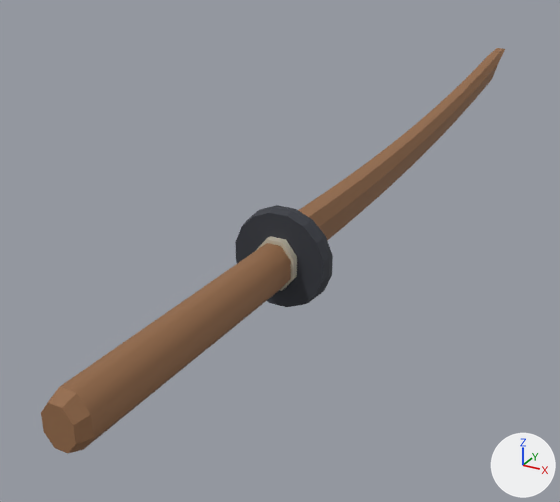
The glTF model roblox/assets/weapons-kit/src/w_katana@katana_bokken.glb, before and after one commit.
The view is the same before and after, from a 50 mm camera at (0.29, -0.393, 0.276) aimed at (-0.077, 0.275, -0.058). Lighting does not change. The marker at lower right points along +X, +Y and +Z. The picture after the commit comes second. Where no turn or scale is listed for an object, it has been applied to the vertices. Vertices at exactly the same position are counted once.

In view in the first picture: 'kat_blade_wzA', 'kat_guard_wzN', 'kat_guard_wzN.001', 'kat_tsuka_wzA'.
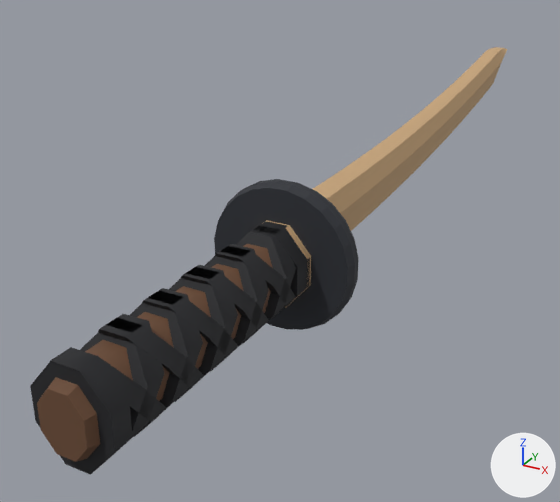
Patch to the scene script:
```diff
--- a/roblox/assets/weapons-kit/src/w_katana@katana_bokken.glb.py
+++ b/roblox/assets/weapons-kit/src/w_katana@katana_bokken.glb.py
@@ mat_wood @@
 mat_wood = principled_material('wood')
-mat_wood.base_color = (0.296, 0.144, 0.0648)  # brown #946a48
+mat_wood.base_color = (0.578, 0.376, 0.195)  # brown #c8a57a
 mat_wood.roughness = 0.75
@@ mat_walnut @@
+mat_walnut = principled_material('walnut')
+mat_walnut.base_color = (0.147, 0.0685, 0.0331)  # brown #6b4a33
+mat_walnut.roughness = 0.75
@@ mat_cord @@
+mat_cord = principled_material('cord')
+mat_cord.base_color = (0.0137, 0.0144, 0.0176)  # black #1f2024
+mat_cord.roughness = 0.75
@@ me_kat_blade_wza @@
 # used by ob_kat_blade_wza; location = (0.0, 0.0, 0.0)
-me_kat_blade_wza.from_pydata(...)  # 192 vertices, 380 faces; spans x -0.014..0.014, y 0.139..0.836, z -0.008..0.082
+me_kat_blade_wza.from_pydata(...)  # 192 vertices, 380 faces; spans x -0.02..0.02, y 0.139..0.836, z -0.017..0.085
+# me_kat_blade_wza part 1: 192 of 192 vertices moved; they spanned x -0.014..0.014, y 0.139..0.836, z -0.008..0.082 and now span x -0.02..0.02, y 0.139..0.836, z -0.017..0.085; mean shift (0.0, 0.0, 0.001)
 me_kat_blade_wza.materials.append(mat_wood)
@@ me_kat_guard_wzn @@
 # used by ob_kat_guard_wzn; location = (0.0, 0.0, 0.0)
-me_kat_guard_wzn.from_pydata(...)  # 64 vertices, 124 faces; spans x -0.0441..0.0441, y 0.131..0.147, z -0.0401..0.0481
+me_kat_guard_wzn.from_pydata(...)  # 96 vertices, 188 faces; spans x -0.0669..0.0669, y 0.131..0.153, z -0.0629..0.0709
+# me_kat_guard_wzn part 2: 64 vertices removed from x -0.0441..0.0441, y 0.131..0.147, z -0.0401..0.0481; 96 vertices added at x -0.0669..0.0669, y 0.131..0.153, z -0.0629..0.0709
 me_kat_guard_wzn.materials.append(mat_dark)
@@ me_kat_guard_wzn_001 @@
 # used by ob_kat_guard_wzn_001; location = (0.0, 0.0, 0.0)
-me_kat_guard_wzn_001.from_pydata(...)  # 16 vertices, 28 faces; spans x -0.018..0.018, y 0.124..0.138, z -0.0192..0.0252
-me_kat_guard_wzn_001.materials.append(mat_pale)  # light grey #c3bba8
+me_kat_guard_wzn_001.from_pydata(...)  # 16 vertices, 28 faces; spans x -0.031..0.031, y 0.124..0.145, z -0.0348..0.0388
+# me_kat_guard_wzn_001 part 3: 16 of 16 vertices moved; they spanned x -0.018..0.018, y 0.124..0.138, z -0.0192..0.0252 and now span x -0.031..0.031, y 0.124..0.145, z -0.0348..0.0388; mean shift (0.0, 0.0035, -0.001)
+me_kat_guard_wzn_001.materials.append(mat_wood)  # brown #c8a57a
@@ me_kat_tsuka_wza @@
 # used by ob_kat_tsuka_wza; location = (0.0, 0.0, 0.0)
-me_kat_tsuka_wza.from_pydata(...)  # 24 vertices, 44 faces; spans x -0.016..0.016, y -0.131..0.13, z -0.018..0.022
-me_kat_tsuka_wza.materials.append(mat_wood)  # brown #946a48
+me_kat_tsuka_wza.from_pydata(...)  # 24 vertices, 44 faces; spans x -0.023..0.023, y -0.128..0.137, z -0.027..0.031
+# me_kat_tsuka_wza part 4: 24 of 24 vertices moved; they spanned x -0.016..0.016, y -0.131..0.13, z -0.018..0.022 and now span x -0.023..0.023, y -0.128..0.137, z -0.027..0.031; mean shift (0.0, 0.006, 0.0)
+me_kat_tsuka_wza.materials.append(mat_walnut)  # brown #6b4a33
@@ me_kat_trims_wzn @@
+me_kat_trims_wzn.from_pydata(...)  # 192 vertices, 336 faces; spans x -0.031..0.031, y -0.121..0.129, z -0.035..0.039
+me_kat_trims_wzn.materials.append(mat_cord)  # black #1f2024
@@ ob_kat_trims_wzn @@
+ob_kat_trims_wzn = bpy.data.objects.new('kat_trims_wzN', me_kat_trims_wzn)
+ob_kat_trims_wzn.location = (0.0, 0.0, 0.0)
```

Where the change shows, as pixel boxes (x1, y1, x2, y2) in the pictures (560 x 502 px; the box of a moved part takes in the faces that stretch with it):
'kat_trims_wzN', added (black): after (30, 221, 310, 475)
'kat_tsuka_wzA', recoloured, reshaped: before (41, 243, 291, 453); after (37, 244, 272, 462)
'kat_guard_wzN', reshaped (46% wider, 48% taller): before (235, 205, 333, 307); after (214, 179, 358, 330)
'kat_blade_wzA', recoloured, reshaped: before (298, 48, 505, 240); after (313, 47, 507, 231)
'kat_guard_wzN.001', recoloured: (257, 220, 311, 308) in both
part 3 of me_kat_guard_wzn_001, moved or reshaped: before (257, 236, 297, 291); after (263, 220, 311, 308)
